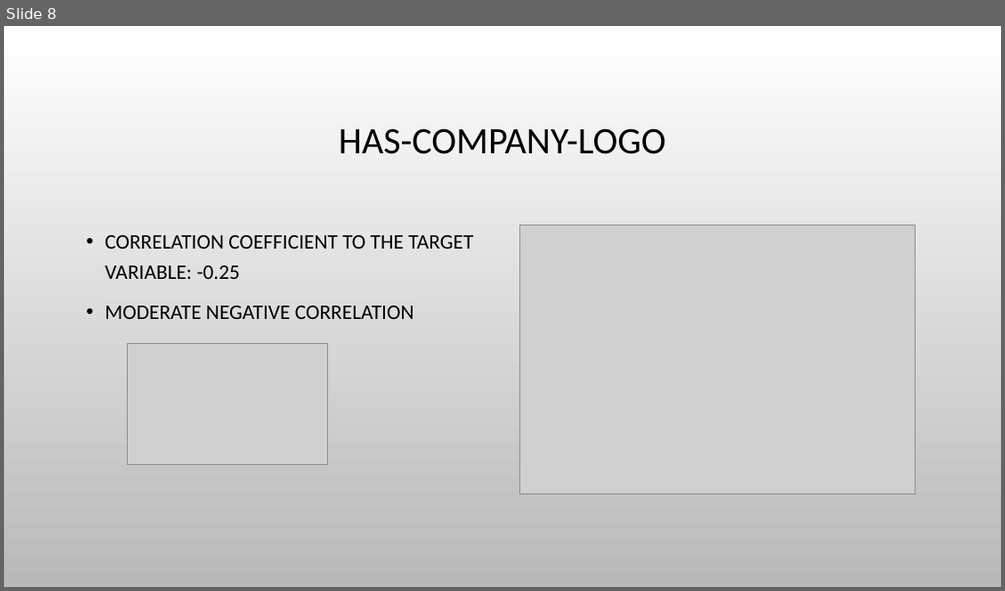
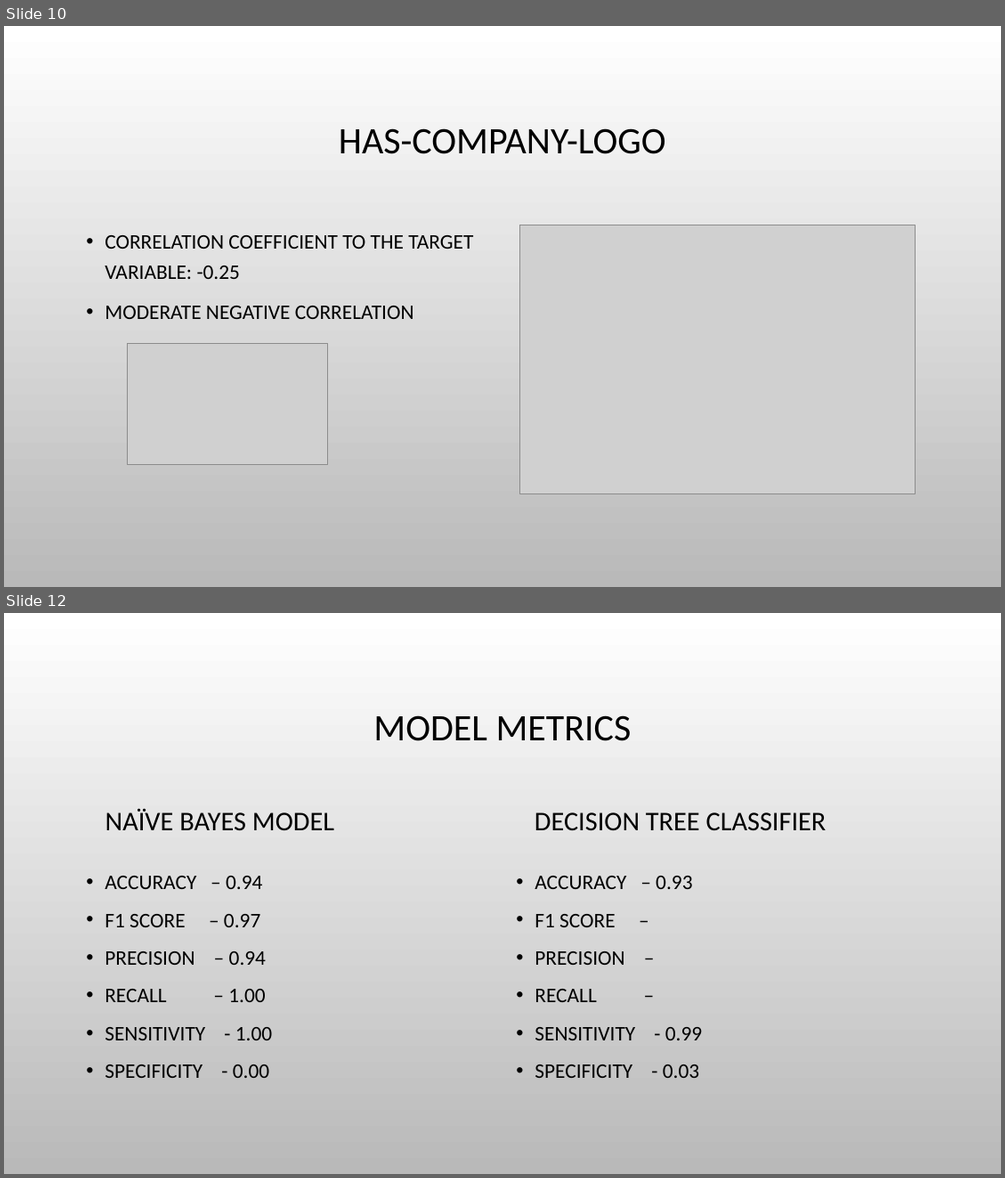
Before and after one commit to hjyoon16/Fake_Job_Post_Classification, a slide deck: 502projectPresentation.pptx. Shown one above the other, each under a label of ours: slide 8 before the commit, slides 10 and 12 after it; the slides between them are not shown. The pictures are 1005x591 and 1005x1178 pixels, drawn with LibreOffice and Linux fonts; fonts in the diff are those of the drawing; grey boxes stand for pictures; background and template pictures are left out. Boxes give left, top, right and bottom in pixels: in the first picture for what was removed or moved away, otherwise in the second. Text is boxed around its words. In the diff, an @@ line names an element or a change of style, - is before the commit and + after.

```diff
--- a/502projectPresentation.pptx
+++ b/502projectPresentation.pptx
@@ slide 12 added at [4,613,1001,1174], background picture (left out) @@
@@ title added at [373,715,631,741], 36 pt, text #000000 @@
+MODEL METRICS
@@ text added at [105,808,334,831], 26 pt, text #000000 @@
+NAÏVE BAYES MODEL
@@ text added at [534,812,826,831], 26 pt, text #000000 @@
+DECISION TREE CLASSIFIER
@@ text added at [105,876,272,1078], 20 pt, text #000000 @@
+• ACCURACY – 0.94
+• F1 SCORE – 0.97
+• PRECISION – 0.94
+• RECALL – 1.00
+• SENSITIVITY - 1.00
+• SPECIFICITY - 0.00
@@ text added at [534,876,702,1078], 20 pt, text #000000 @@
+• ACCURACY – 0.93
+• F1 SCORE –
+• PRECISION –
+• RECALL –
+• SENSITIVITY - 0.99
+• SPECIFICITY - 0.03
@@ what was slide 8 is now slide 10 @@
```
Also in this commit, not shown: 2 slides changed, 4 other slides added.
